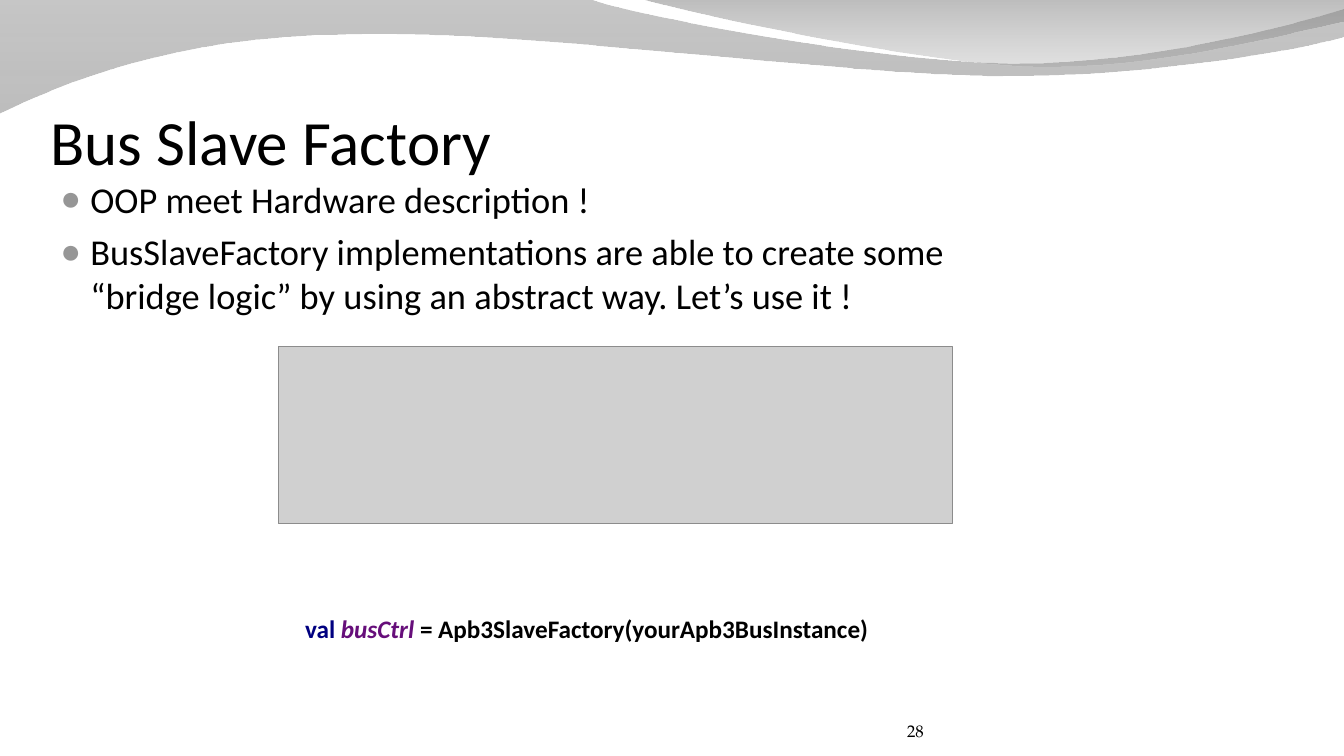
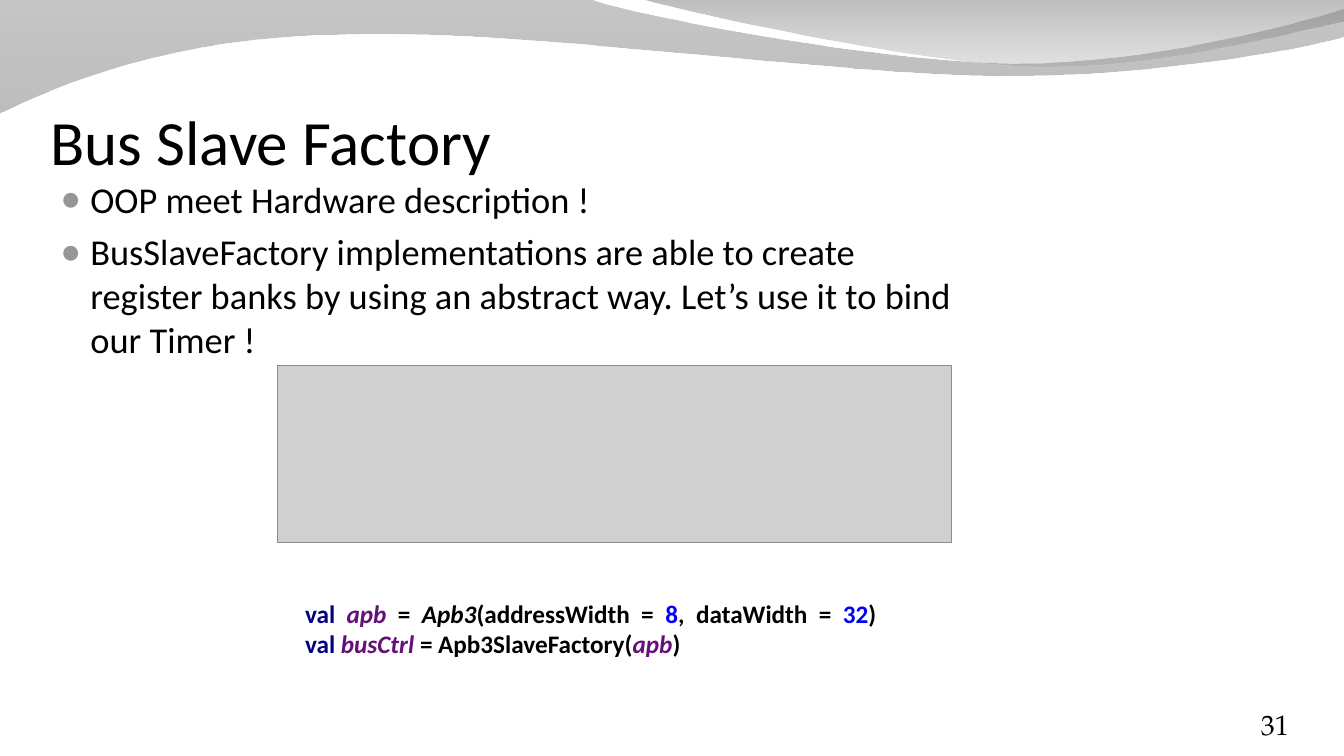
Before and after one commit to SpinalHDL/SpinalDoc, a slide deck: slide 31 of presentation/en/presentation_move_forward.odp (slide 28 before the commit). Drawn at 1344x756 pixels with LibreOffice and Linux fonts; fonts in the diff are those of the drawing; grey boxes stand for pictures; background and template pictures are left out. Boxes give left, top, right and bottom in pixels: in the first picture for what was removed or moved away, otherwise in the second. Text is boxed around its words. In the diff, an @@ line names an element or a change of style, - is before the commit and + after.

Commit message:
presentation_move_forward

```diff
--- a/presentation/en/presentation_move_forward.odp
+++ b/presentation/en/presentation_move_forward.odp
@@ text at (90, 239, 951, 354): text changed @@
-● BusSlaveFactory implementations are able to create some “bridge logic” by using an abstract way. Let’s use it !
+● BusSlaveFactory implementations are able to create register banks by using an abstract way. Let’s use it to bind our Timer !
@@ picture: place and size @@
-picture at (278, 347, 952, 524)
+picture at (278, 365, 952, 542)
@@ text at (305, 604, 876, 657): text changed @@
-val busCtrl = Apb3SlaveFactory(yourApb3BusInstance)
+val apb = Apb3(addressWidth = 8, dataWidth = 32)
+val busCtrl = Apb3SlaveFactory(apb)
@@ page number added at (1261, 715, 1289, 736), 20 pt, text #000000 @@
+31
@@ page number removed at (907, 725, 924, 738) @@
-28
```
Also in this commit, not shown: 33 other slides changed, 5 slides added, 2 slides removed, 1 other file.
